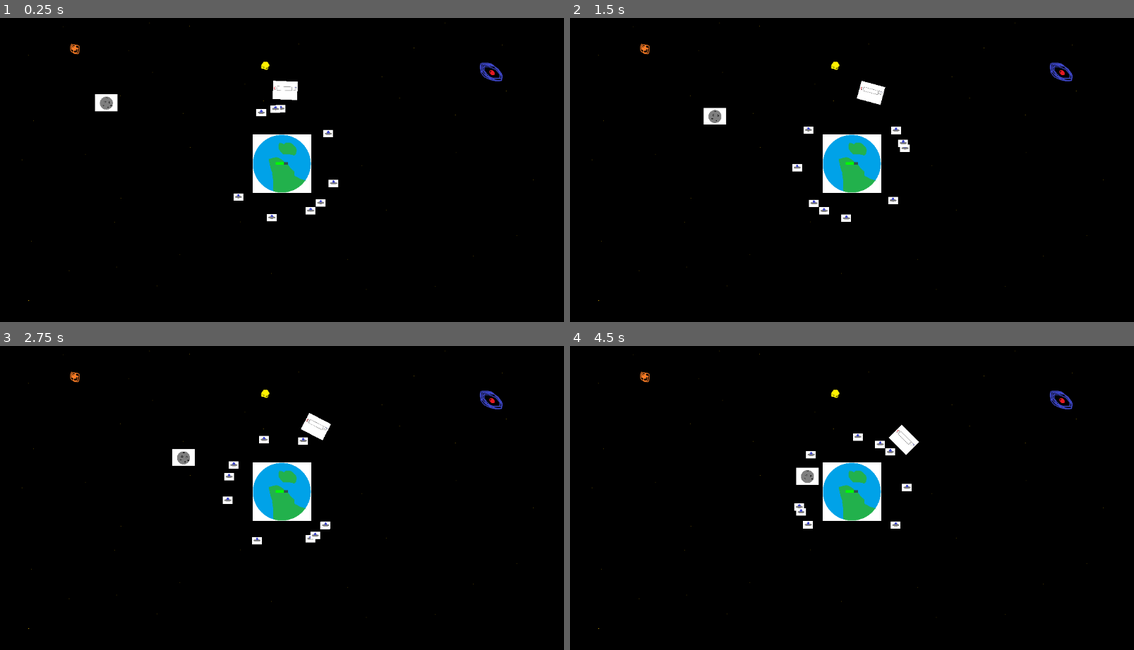
Above: before the commit, frames 1-4 (two rows, left to right).
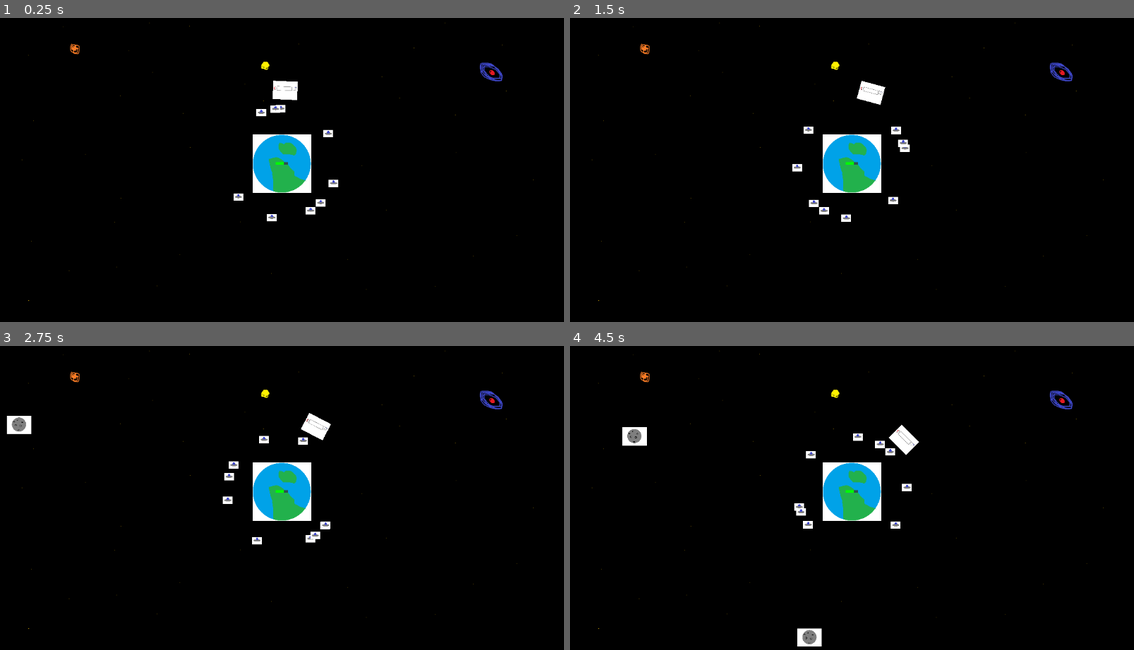
Above: after the commit, the same moments.

Repository: Swimnato/BYU-Game-Jam-2024
Game: Godot game, scene res://scenes/Main Scene.tscn
Two runs of this game, one before a commit and one after it. Both use one fixed random seed, a clock stepped at 60 frames per second and the inputs below.
Inputs (mouse positions are in pixels of both pictures, inside the frame that each line leads up to):
- Up to frame 1 (0.25 s): no input
- Up to frame 2 (1.5 s): move the mouse to (976, 148) at 0.52 s; click (976, 148) at 0.67 s; move the mouse to (739, 179) at 1.27 s; click (739, 179) at 1.42 s
- Up to frame 3 (2.75 s): move the mouse to (338, 422) at 2.02 s; click (338, 422) at 2.17 s
- Up to frame 4 (4.5 s): move the mouse to (823, 555) at 2.77 s; click (823, 555) at 2.92 s; move the mouse to (1021, 540) at 3.52 s; click (1021, 540) at 3.67 s; move the mouse to (682, 443) at 4.27 s; click (682, 443) at 4.42 s

The runs differ from the first frame. In frame 1, 0.2% of the frame differs, in the area x 16-21%, y 25-31%; in frame 2, 0.2%; in frame 3, 0.5%; in frame 4, 0.8%, in the area x 9-45%, y 26-99%.

Commit message:
asteroid spawning and collision

Diff:
--- a/game-jam-2024/scenes/Main Scene.tscn
+++ b/game-jam-2024/scenes/Main Scene.tscn
@@ -11,6 +11,7 @@
 [ext_resource type="Script" path="res://scripts/selection.gd" id="10_yx8jt"]
 [ext_resource type="Script" path="res://scripts/scr_drone_controller.gd" id="11_dnc7g"]
 [ext_resource type="PackedScene" uid="uid://o5hy3ktnw1c1" path="res://scenes/Status_Bars.tscn" id="11_o44ox"]
+[ext_resource type="Script" path="res://scripts/scr_asteroid_controller.gd" id="12_rr4w4"]
 
 [sub_resource type="CircleShape2D" id="CircleShape2D_lqryg"]
 
@@ -25,8 +26,9 @@
 texture = ExtResource("3_ggrqu")
 script = ExtResource("4_50ck8")
 
-[node name="CollisionShape2D" type="CollisionShape2D" parent="PlanetDevArt"]
-rotation = -6.28319
+[node name="Area2D" type="Area2D" parent="PlanetDevArt"]
+
+[node name="CollisionShape2D" type="CollisionShape2D" parent="PlanetDevArt/Area2D"]
 scale = Vector2(30, 30)
 shape = SubResource("CircleShape2D_lqryg")
 
@@ -38,6 +40,7 @@
 script = ExtResource("6_bitnt")
 
 [node name="Asteroid" type="Sprite2D" parent="."]
+visible = false
 position = Vector2(-748.801, -259.703)
 rotation = -0.000753172
 scale = Vector2(-0.23, -0.23)
@@ -55,3 +58,13 @@
 
 [node name="StatusBars" parent="." instance=ExtResource("11_o44ox")]
 currentHealth = 66
+
+[node name="asteroidController" type="Node2D" parent="."]
+script = ExtResource("12_rr4w4")
+
+[node name="asteroidTimer" type="Timer" parent="asteroidController"]
+wait_time = 2.0
+autostart = true
+
+[connection signal="area_entered" from="PlanetDevArt/Area2D" to="PlanetDevArt" method="_on_area_2d_area_entered"]
+[connection signal="timeout" from="asteroidController/asteroidTimer" to="asteroidController" method="_on_asteroid_timer_timeout"]
--- /dev/null
+++ b/game-jam-2024/scenes/scn_asteroid_large.tscn
@@ -0,0 +1,20 @@
+[gd_scene load_steps=4 format=3 uid="uid://djygfxgldr453"]
+
+[ext_resource type="Script" path="res://scripts/scr_asteroid.gd" id="1_t2oit"]
+[ext_resource type="Texture2D" uid="uid://b6uc0fa4ryuis" path="res://art/temp/Asteroid Dev Art.png" id="2_rwmw5"]
+
+[sub_resource type="CircleShape2D" id="CircleShape2D_q7cx7"]
+radius = 118.0
+
+[node name="Asteroid" type="Node2D"]
+script = ExtResource("1_t2oit")
+
+[node name="Sprite2D" type="Sprite2D" parent="."]
+scale = Vector2(0.25, 0.25)
+texture = ExtResource("2_rwmw5")
+
+[node name="Asteroid_Area" type="Area2D" parent="Sprite2D"]
+
+[node name="CollisionShape2D" type="CollisionShape2D" parent="Sprite2D/Asteroid_Area"]
+position = Vector2(2, -4)
+shape = SubResource("CircleShape2D_q7cx7")
--- a/game-jam-2024/scripts/planet_dev_art.gd
+++ b/game-jam-2024/scripts/planet_dev_art.gd
@@ -1,5 +1,8 @@
 extends Sprite2D
 
+@export var max_hp = 100
+@export var damage_tick = 5
+var current_hp = max_hp
 
 # Called when the node enters the scene tree for the first time.
 func _ready() -> void:
@@ -8,5 +11,13 @@
 
 
 # Called every frame. 'delta' is the elapsed time since the previous frame.
-func _process(delta: float) -> void:
-	pass
+#func _process(delta: float) -> void:
+	#pass
+
+func _on_area_2d_area_entered(area: Area2D) -> void:
+	if area.name.begins_with("Asteroid_Area"):
+		area.get_parent().queue_free()
+		take_damage(damage_tick)
+
+func take_damage(dmg: float) -> void:
+	current_hp -= dmg
--- /dev/null
+++ b/game-jam-2024/scripts/scr_asteroid.gd
@@ -0,0 +1,24 @@
+extends Node2D
+
+var rng = RandomNumberGenerator.new()
+
+enum types { SMALL, MEDIUM, LARGE }
+var current_type = types.LARGE
+
+@onready var controller = $".."
+
+@export var min_speed = 1.0
+@export var max_speed = 2.0
+@onready var angle: Vector2 = (position * -1).normalized()
+var speed = rng.randf_range(min_speed, max_speed)
+
+# Called when the node enters the scene tree for the first time.
+func _ready() -> void:
+	pass
+
+# Called every frame. 'delta' is the elapsed time since the previous frame.
+func _process(delta: float) -> void:
+	move(delta)
+
+func move(delta: float) -> void:
+	position += angle * speed * delta * 60
--- /dev/null
+++ b/game-jam-2024/scripts/scr_asteroid_controller.gd
@@ -0,0 +1,24 @@
+extends Node2D
+
+@onready var scn_asteroid = preload("res://scenes/scn_asteroid_large.tscn")
+@onready var scene_background = $".."
+@onready var width = scene_background.nativeResolution.x
+@onready var height = scene_background.nativeResolution.y
+
+var rng = RandomNumberGenerator.new()
+
+# Called when the node enters the scene tree for the first time.
+func _ready() -> void:
+	pass # Replace with function body.
+
+# Called every frame. 'delta' is the elapsed time since the previous frame.
+func _process(delta: float) -> void:
+	pass
+
+func _on_asteroid_timer_timeout() -> void:
+	var asteroid = scn_asteroid.instantiate()
+	var spawn_side = rng.randi()
+	var x = ((rng.randf() - 0.5) * width) if not spawn_side % 2 else (width if (spawn_side + 1) % 4 else -width)
+	var y = ((rng.randf() - 0.5) * height) if spawn_side % 2 else (height if spawn_side % 4 else -height)
+	asteroid.position = Vector2(x, y)
+	add_child(asteroid)
--- a/game-jam-2024/scripts/scr_drone.gd
+++ b/game-jam-2024/scripts/scr_drone.gd
@@ -16,7 +16,7 @@
 func _ready() -> void:
 	pass # Replace with function body.
 
-# Called every frame. 'delta' is the elapsed time since the previous frame.
+# Called every frame. 'delta' is the elapsed time since the previous frame.1
 func _process(delta: float) -> void:
 	match current_state:
 		states.ORBIT_LOWER:
--- a/game-jam-2024/scripts/scr_drone_controller.gd
+++ b/game-jam-2024/scripts/scr_drone_controller.gd
@@ -3,7 +3,6 @@
 var drones: Array
 @export var starting_drone_count = 5
 @onready var scn_drone = preload("res://scenes/scn_drone.tscn")
-@onready var scene_background = $".."
 
 @export var lower_orbit_radius = 225
 @export var upper_orbit_radius = 350
Not shown: 1 places in game-jam-2024/scenes/Main Scene.tscn that only renumber resources
Not shown, added: game-jam-2024/scenes/scnF5B9.tmp
